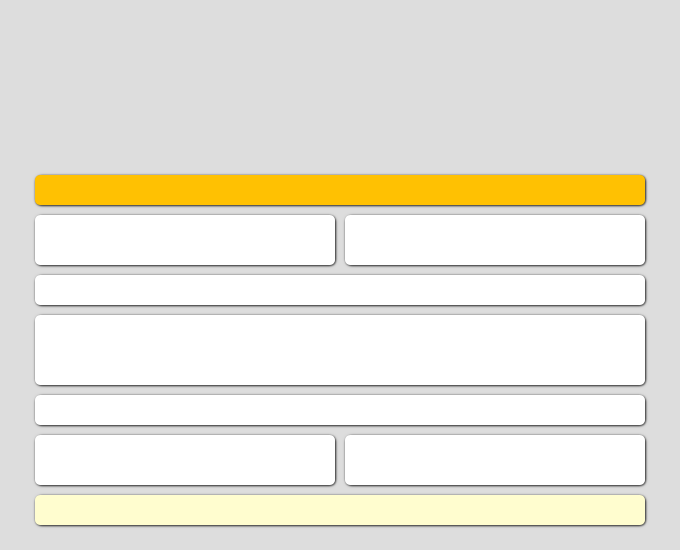
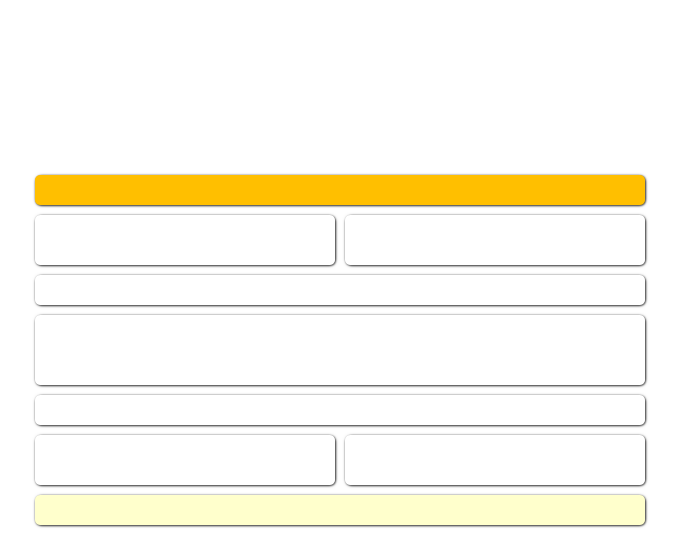
Two versions of the same layered image (680x550). Layer-by-layer changes:
painted on "navbar" over [35, 175, 645, 205]
painted on "footer" over [35, 495, 645, 525]
painted on "Background" over [0, 0, 680, 550]
